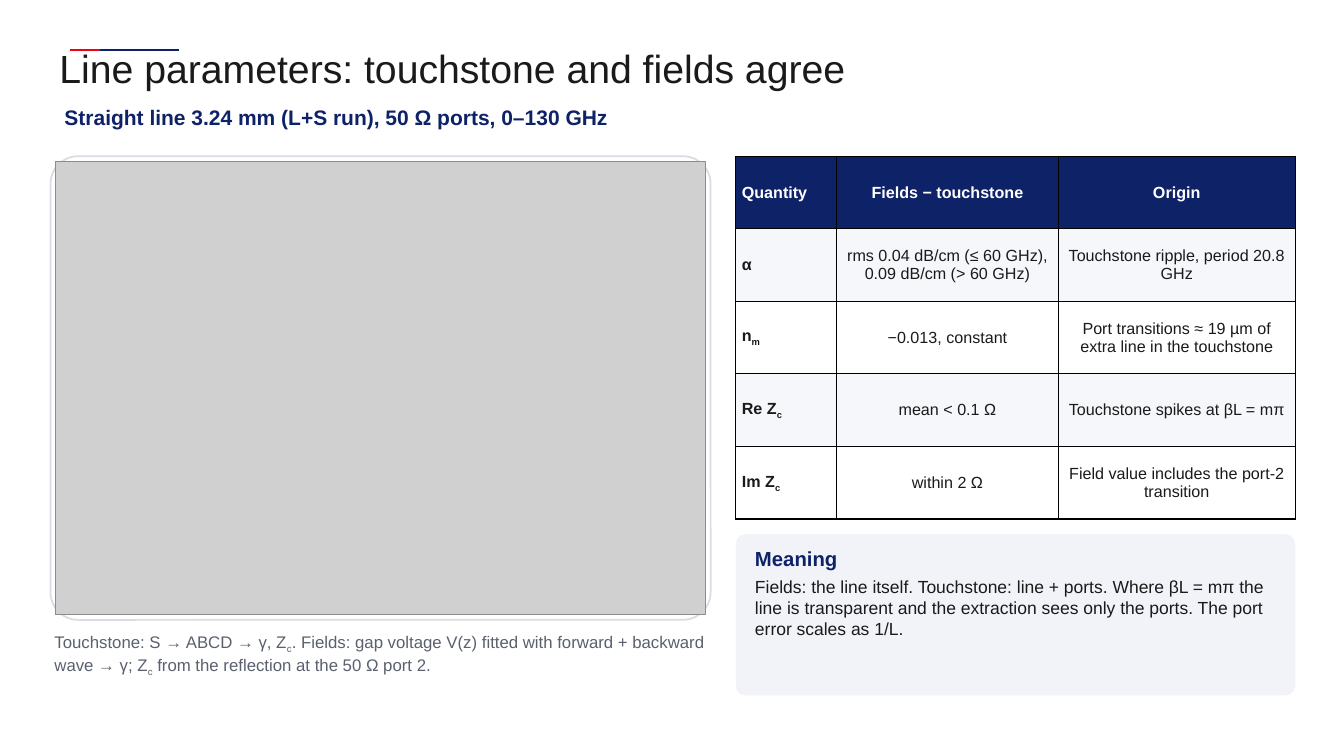
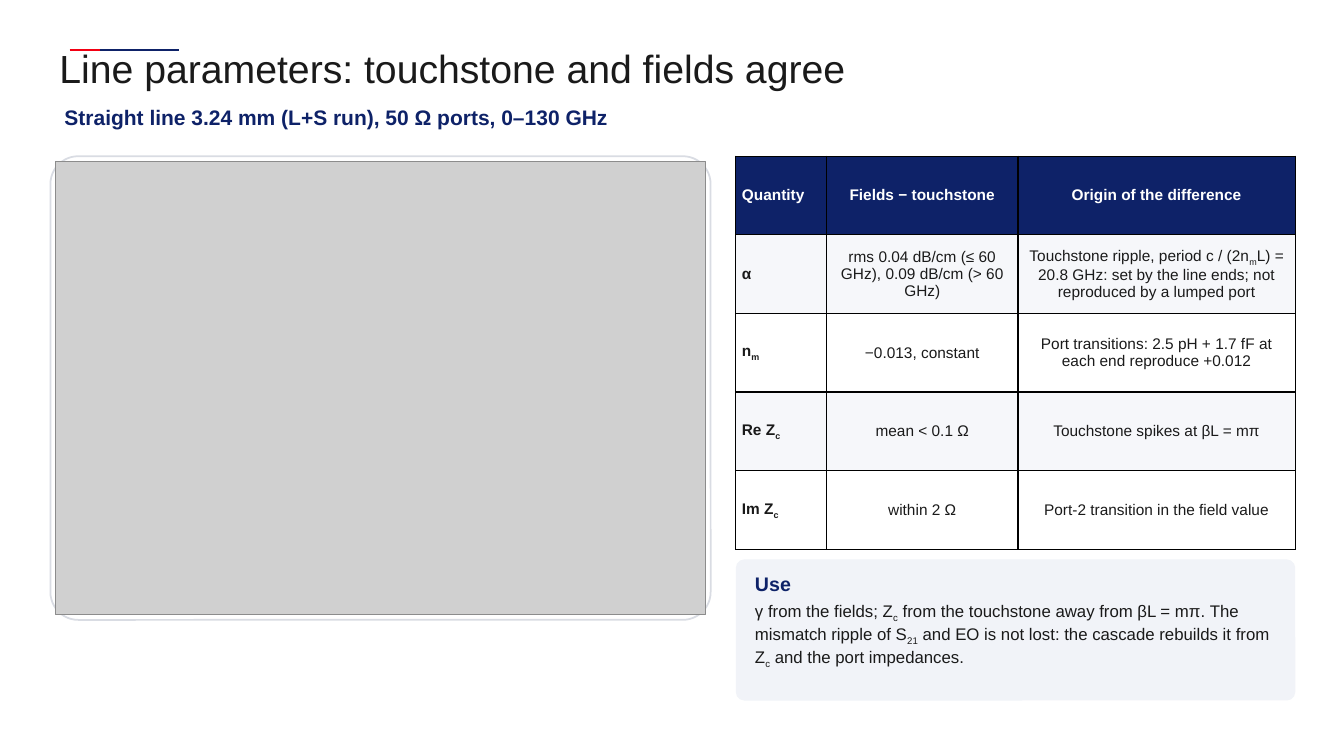
Before and after one commit to andreimuresian/claude, a slide deck: slide 4 of docs/cst/Equalization/Equalisation.pptx (slide 2 before the commit). Drawn at 1344x756 pixels with LibreOffice and Linux fonts; fonts in the diff are those of the drawing; grey boxes stand for pictures; background and template pictures are left out. Boxes give left, top, right and bottom in pixels: in the first picture for what was removed or moved away, otherwise in the second. Text is boxed around its words. In the diff, an @@ line names an element or a change of style, - is before the commit and + after.

```diff
--- a/docs/cst/Equalization/Equalisation.pptx
+++ b/docs/cst/Equalization/Equalisation.pptx
@@ table at (736, 156, 1296, 549) @@
-row 1, column 3: Origin
+row 1, column 3: Origin of the difference
-row 2, column 3: Touchstone ripple, period 20.8 GHz
+row 2, column 3: Touchstone ripple, period c / (2nmL) = 20.8 GHz: set by the line ends; not reproduced by a lumped port
-row 3, column 3: Port transitions ≈ 19 µm of extra line in the touchstone
+row 3, column 3: Port transitions: 2.5 pH + 1.7 fF at each end reproduce +0.012
-row 5, column 3: Field value includes the port-2 transition
+row 5, column 3: Port-2 transition in the field value
@@ size 11.5 to 11 pt in "Quantity", "Fields − touchstone", "α", "rms 0.04 dB/cm (≤ 60 GHz), 0.09 ..." and 7 more places @@
@@ rounded rectangle: place and size @@
-rounded rectangle at (736, 534, 1296, 696)
+rounded rectangle at (736, 560, 1296, 701)
@@ text at (755, 577, 1270, 667): text changed; size 12.5 to 12 pt @@
-Meaning
-Fields: the line itself. Touchstone: line + ports. Where βL = mπ the line is transparent and the extraction sees only the ports. The port error scales as 1/L.
+Use
+γ from the fields; Zc from the touchstone away from βL = mπ. The mismatch ripple of S21 and EO is not lost: the cascade rebuilds it from Zc and the port impedances.
@@ text removed at (54, 636, 704, 675) @@
-Touchstone: S → ABCD → γ, Zc. Fields: gap voltage V(z) fitted with forward + backward wave → γ; Zc from the reflection at the 50 Ω port 2.
```
Also in this commit, not shown: 3 slides added, 1 slide removed, 19 other files.
